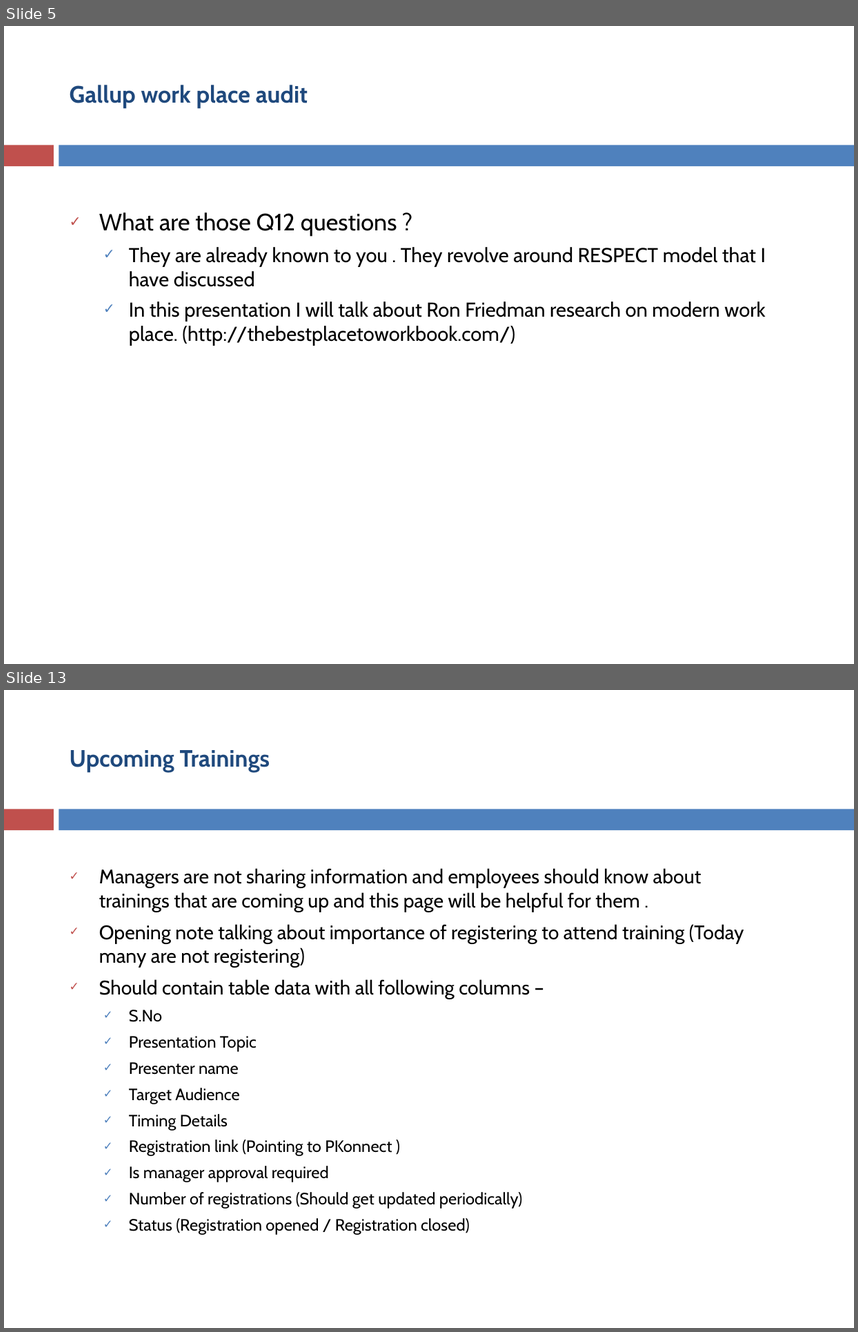
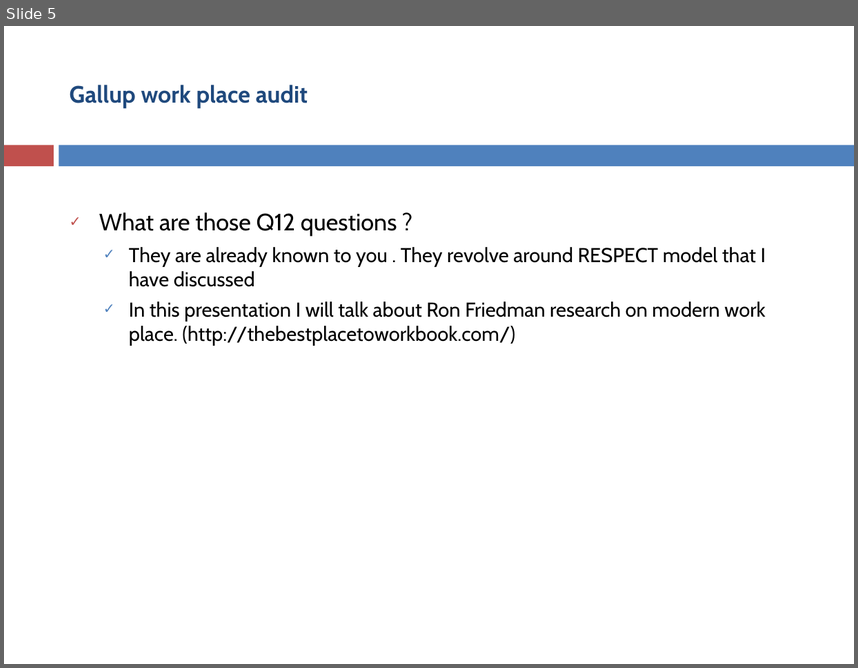
Before and after one commit to asakala/notes, a slide deck: Prokarma/Magnetic Work Environment.pptx. Shown one above the other, each under a label of ours: slides 5 and 13 before the commit, slide 5 after it; the slides between them are not shown. The pictures are 858x1332 and 858x668 pixels, drawn with LibreOffice and Linux fonts; fonts in the diff are those of the drawing. Boxes give left, top, right and bottom in pixels: in the first picture for what was removed or moved away, otherwise in the second. Text is boxed around its words. In the diff, an @@ line names an element or a change of style, - is before the commit and + after.

```diff
--- a/Prokarma/Magnetic Work Environment.pptx
+++ b/Prokarma/Magnetic Work Environment.pptx
@@ slide 13 removed at (x1=4, y1=690, x2=854, y2=1328), background #FFFFFF; not listed: 2 template elements that a slide beside it also shows @@
@@ title removed at (x1=70, y1=750, x2=270, y2=772) @@
-Upcoming Trainings
@@ text removed at (x1=99, y1=868, x2=744, y2=1233) @@
-✓ Managers are not sharing information and employees should know about trainings that are coming up and this page will be helpful for them .
-✓ Opening note talking about importance of registering to attend training (Today many are not registering)
-✓ Should contain table data with all following columns –
-  ✓ S.No
-  ✓ Presentation Topic
-  ✓ Presenter name
-  ✓ Target Audience
-  ✓ Timing Details
-  ✓ Registration link (Pointing to PKonnect )
-  ✓ Is manager approval required
-  ✓ Number of registrations (Should get updated periodically)
-  ✓ Status (Registration opened / Registration closed)
```
Also in this commit, not shown: 3 slides changed, 3 slides added, 15 other slides removed.
